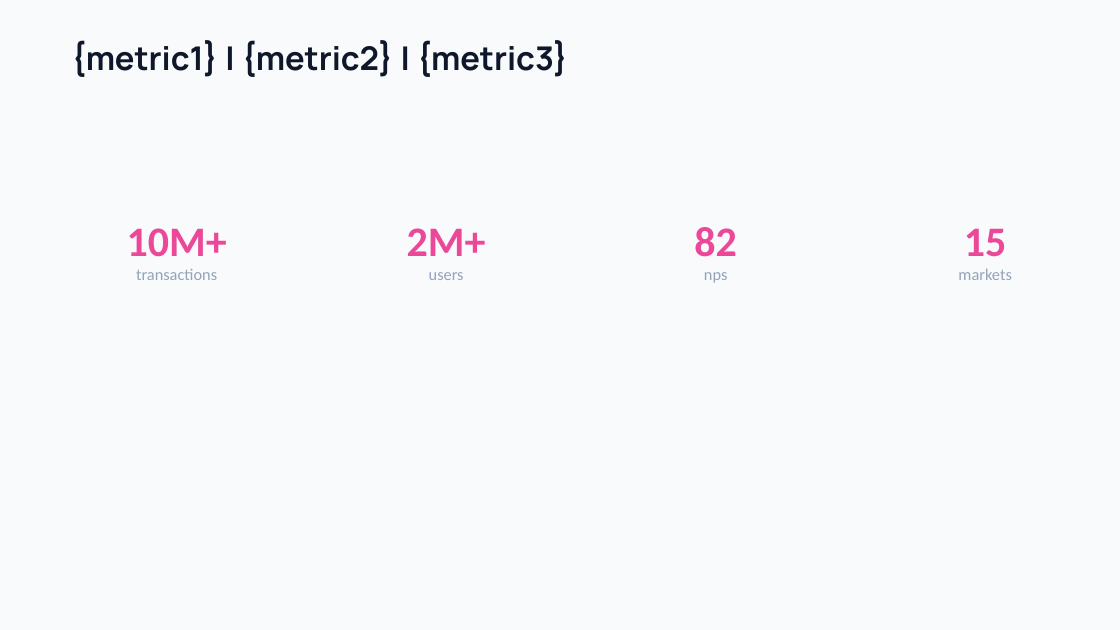
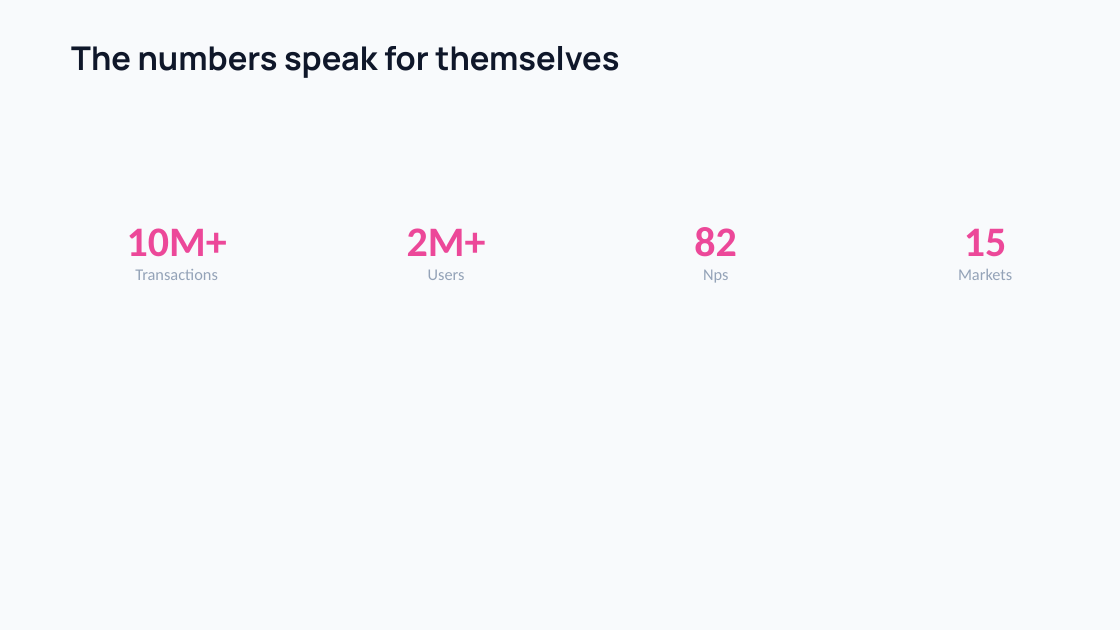
Before and after one commit to sunchaokun/PPT-Design-Skill, a slide deck: slide 5 of examples/04-tech-startup-launch.pptx. Drawn at 1120x630 pixels with LibreOffice and Linux fonts; fonts in the diff are those of the drawing. Boxes give left, top, right and bottom in pixels: in the first picture for what was removed or moved away, otherwise in the second. Text is boxed around its words. In the diff, an @@ line names an element or a change of style, - is before the commit and + after.

```diff
--- a/examples/04-tech-startup-launch.pptx
+++ b/examples/04-tech-startup-launch.pptx
@@ text at [71, 46, 619, 78]: text changed @@
-{metric1} | {metric2} | {metric3}
+The numbers speak for themselves
@@ text at [135, 269, 218, 280]: text changed @@
-transactions
+Transactions
@@ text at [428, 269, 465, 280]: text changed @@
-users
+Users
@@ text at [703, 269, 728, 283]: text changed @@
-nps
+Nps
@@ text at [958, 269, 1012, 280]: text changed @@
-markets
+Markets
```
Also in this commit, not shown: 2 other slides changed, 9 slides added, 9 slides removed, 8 other files.
